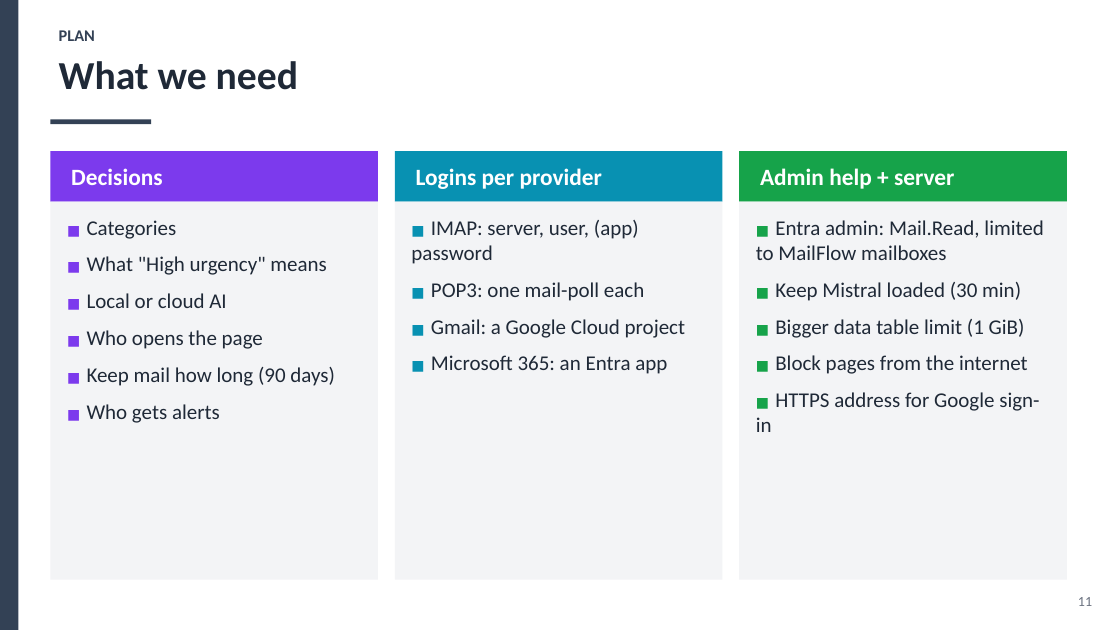
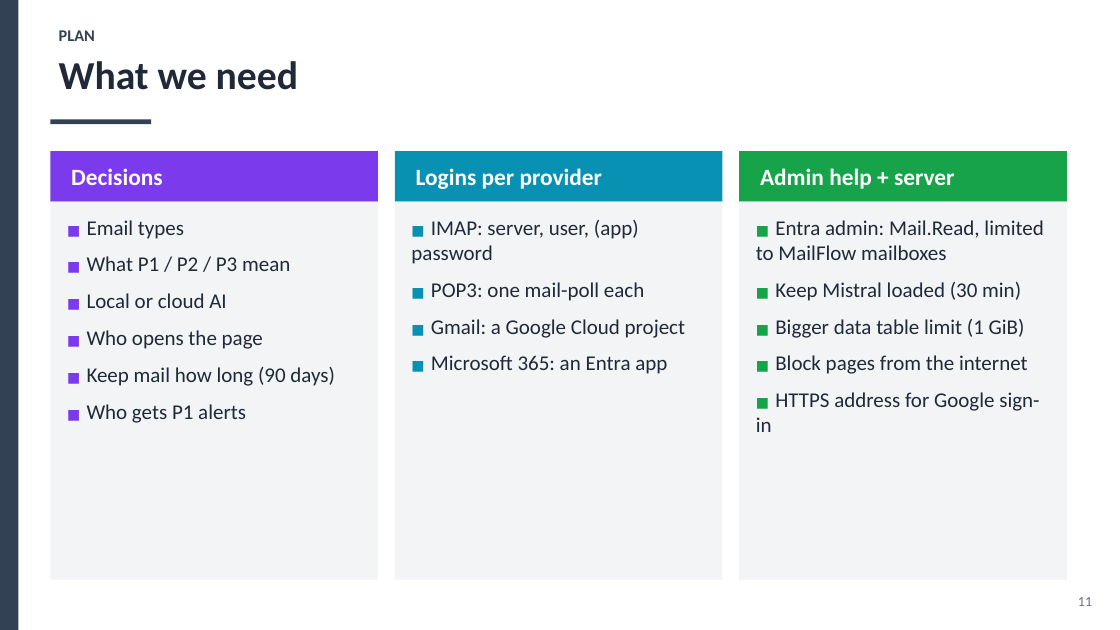
Before and after one commit to Olwethu-Dlamini/mailflow, a slide deck: slide 11 of deck/MailFlow.pptx. Drawn at 1120x630 pixels with LibreOffice and Linux fonts; fonts in the diff are those of the drawing. Boxes give left, top, right and bottom in pixels: in the first picture for what was removed or moved away, otherwise in the second. Text is boxed around its words. In the diff, an @@ line names an element or a change of style, - is before the commit and + after.

```diff
--- a/deck/MailFlow.pptx
+++ b/deck/MailFlow.pptx
@@ text at bbox=[87, 220, 290, 271]: text changed @@
-■ Categories
-■ What "High urgency" means
+■ Email types
+■ What P1 / P2 / P3 mean
@@ text at bbox=[87, 404, 246, 423]: text changed @@
-■ Who gets alerts
+■ Who gets P1 alerts
```
Also in this commit, not shown: 5 other slides changed, 20 other files.
